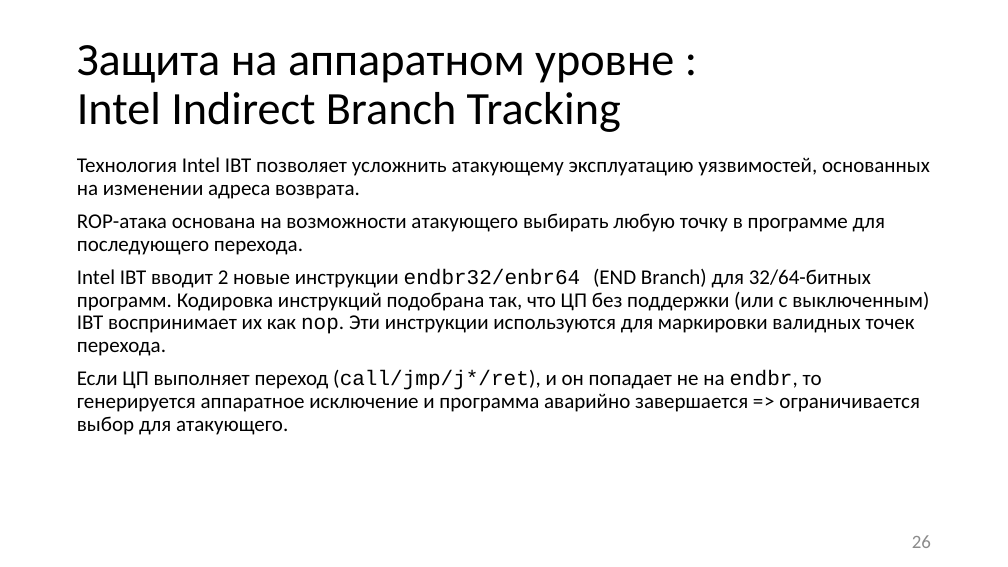
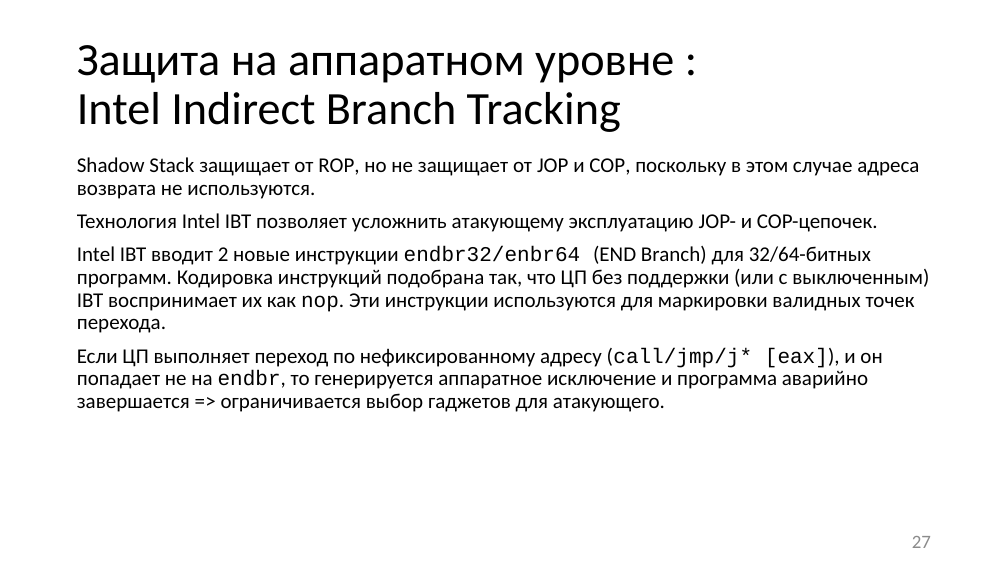
Before and after one commit to itsecd/low-level-programming, a slide deck: slide 27 of Lectures/6.Vulnerabilities/Lecture6.pptx (slide 26 before the commit). Drawn at 1008x567 pixels with LibreOffice and Linux fonts; fonts in the diff are those of the drawing. Boxes give left, top, right and bottom in pixels: in the first picture for what was removed or moved away, otherwise in the second. Text is boxed around its words. In the diff, an @@ line names an element or a change of style, - is before the commit and + after.

Commit message:
[~] Lecture6

```diff
--- a/Lectures/6.Vulnerabilities/Lecture6.pptx
+++ b/Lectures/6.Vulnerabilities/Lecture6.pptx
@@ text at (x1=77, y1=157, x2=919, y2=232): text changed @@
-Технология Intel IBT позволяет усложнить атакующему эксплуатацию уязвимостей, основанных на изменении адреса возврата.
-ROP-атака основана на возможности атакующего выбирать любую точку в программе для последующего перехода.
+Shadow Stack защищает от ROP, но не защищает от JOP и COP, поскольку в этом случае адреса возврата не используются.
+Технология Intel IBT позволяет усложнить атакующему эксплуатацию JOP- и COP-цепочек.
@@ text at (x1=77, y1=347, x2=882, y2=412): text changed @@
-Если ЦП выполняет переход (call/jmp/j*/ret), и он попадает не на endbr, то генерируется аппаратное исключение и программа аварийно завершается => ограничивается выбор для атакующего.
+Если ЦП выполняет переход по нефиксированному адресу (call/jmp/j* [eax]), и он попадает не на endbr, то генерируется аппаратное исключение и программа аварийно завершается => ограничивается выбор гаджетов для атакующего.
@@ page number at (x1=912, y1=536, x2=931, y2=548): text changed @@
-26
+27
```
Also in this commit, not shown: 4 other slides changed, 4 other files.
